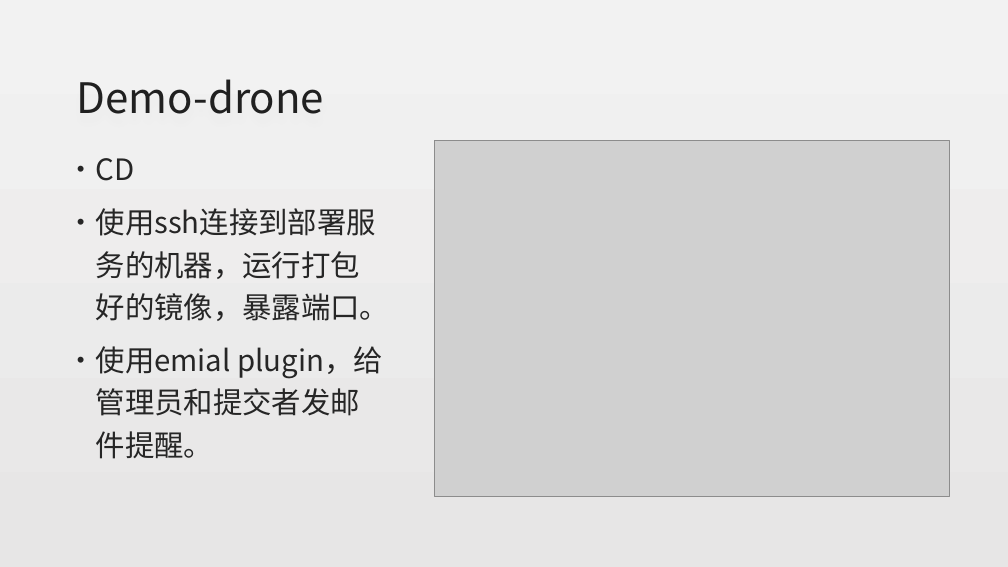
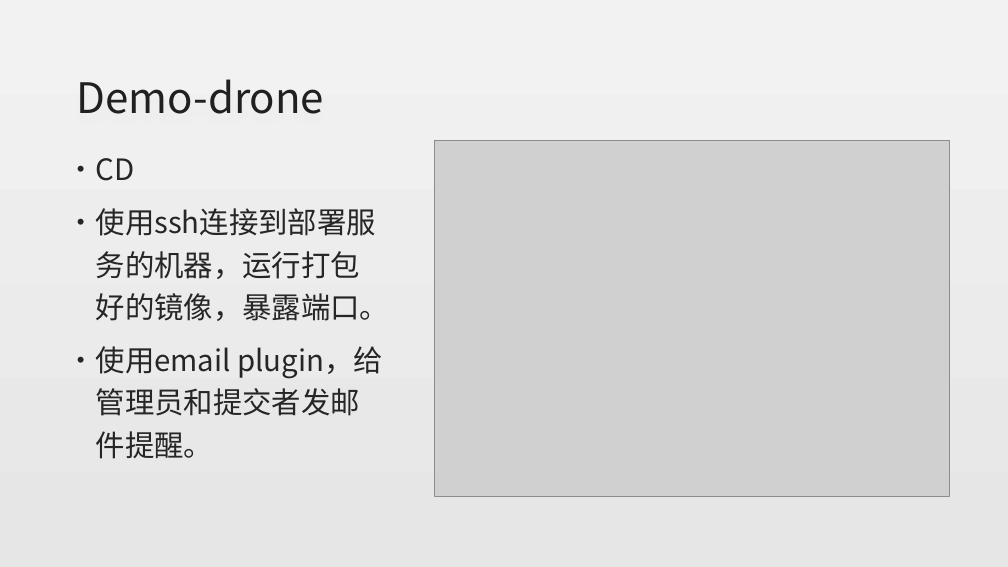
Before and after one commit to Veiasai/drone-cicd, a slide deck: slide 14 of CICD.pptx. Drawn at 1008x567 pixels with LibreOffice and Linux fonts; fonts in the diff are those of the drawing; grey boxes stand for pictures. Boxes give left, top, right and bottom in pixels: in the first picture for what was removed or moved away, otherwise in the second. Text is boxed around its words. In the diff, an @@ line names an element or a change of style, - is before the commit and + after.

```diff
--- a/CICD.pptx
+++ b/CICD.pptx
@@ text at [96,346,383,459]: text changed @@
-• 使用emial plugin，给管理员和提交者发邮件提醒。
+• 使用email plugin，给管理员和提交者发邮件提醒。
```
Also in this commit, not shown: 2 other slides changed, 2 slides added.
